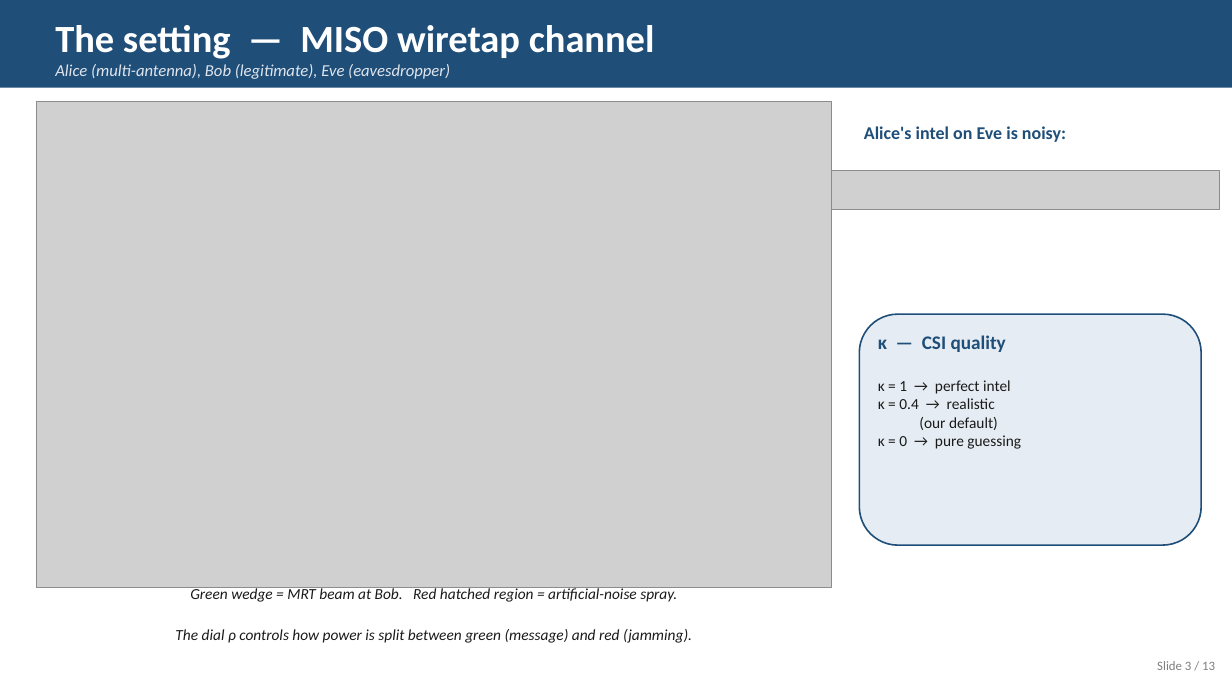
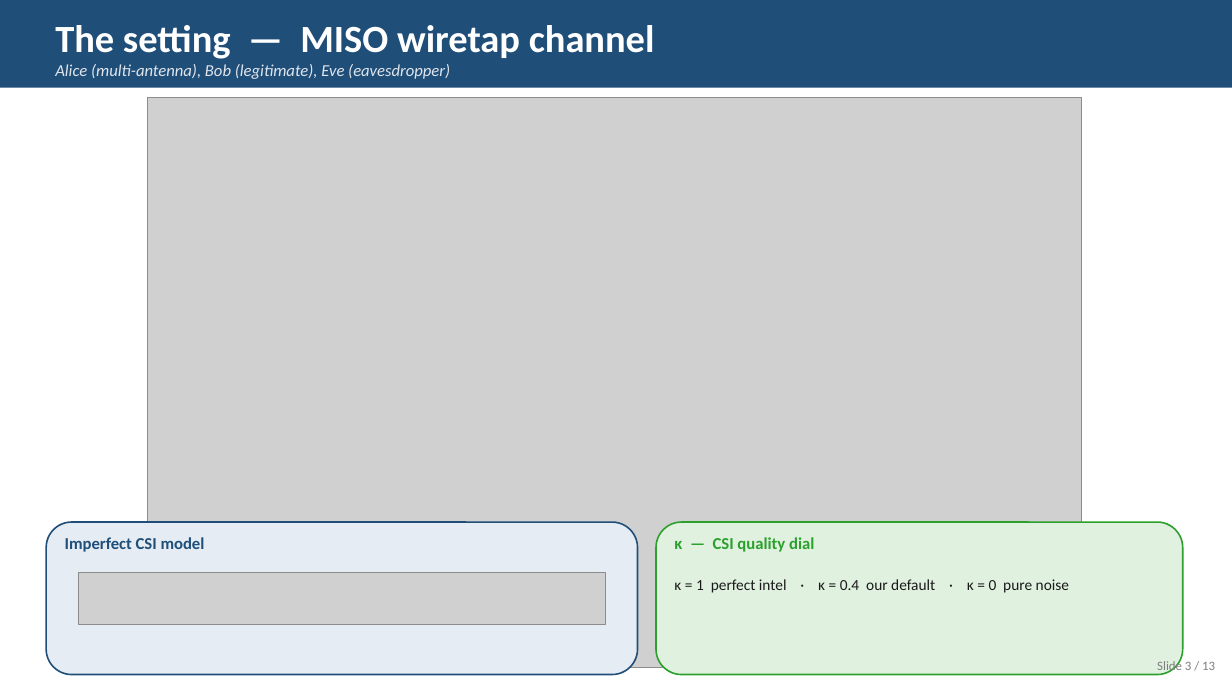
Before and after one commit to kryptbakar/DQN-Enhanced-Adaptive-Artificial-Noise-Power-Allocation, a slide deck: slide 3 of report/slides.pptx. Drawn at 1232x693 pixels with LibreOffice and Linux fonts; fonts in the diff are those of the drawing; grey boxes stand for pictures. Boxes give left, top, right and bottom in pixels: in the first picture for what was removed or moved away, otherwise in the second. Text is boxed around its words. In the diff, an @@ line names an element or a change of style, - is before the commit and + after.

```diff
--- a/report/slides.pptx
+++ b/report/slides.pptx
@@ picture: place and size @@
-picture at (37, 102, 832, 588)
+picture at (148, 97, 1081, 667)
@@ text removed at (864, 126, 1066, 142) @@
-Alice's intel on Eve is noisy:
@@ rounded rectangle removed at (860, 314, 1202, 545) @@
@@ rounded rectangle added at (46, 522, 638, 675), fill #E5ECF3, outline #1F4E79 1.25 pt @@
@@ text added at (65, 537, 205, 552), 13 pt, text #1F4E79, bold @@
+Imperfect CSI model
@@ rounded rectangle added at (656, 522, 1183, 675), fill #E0F1E0, outline #2CA02C 1.25 pt @@
@@ text at (674, 537, 814, 552): text changed; size 15 to 13 pt; text colour #1F4E79 to #2CA02C @@
-κ — CSI quality
+κ — CSI quality dial
@@ picture: place and size @@
-picture at (832, 171, 1220, 210)
+picture at (79, 573, 605, 625)
@@ text removed at (190, 586, 677, 602) @@
-Green wedge = MRT beam at Bob. Red hatched region = artificial-noise spray.
@@ text at (674, 579, 1069, 593): text changed @@
-κ = 1 → perfect intel
-κ = 0.4 → realistic
-(our default)
-κ = 0 → pure guessing
+κ = 1 perfect intel · κ = 0.4 our default · κ = 0 pure noise
@@ text removed at (175, 629, 692, 643) @@
-The dial ρ controls how power is split between green (message) and red (jamming).
```
Also in this commit, not shown: 1 other file.
